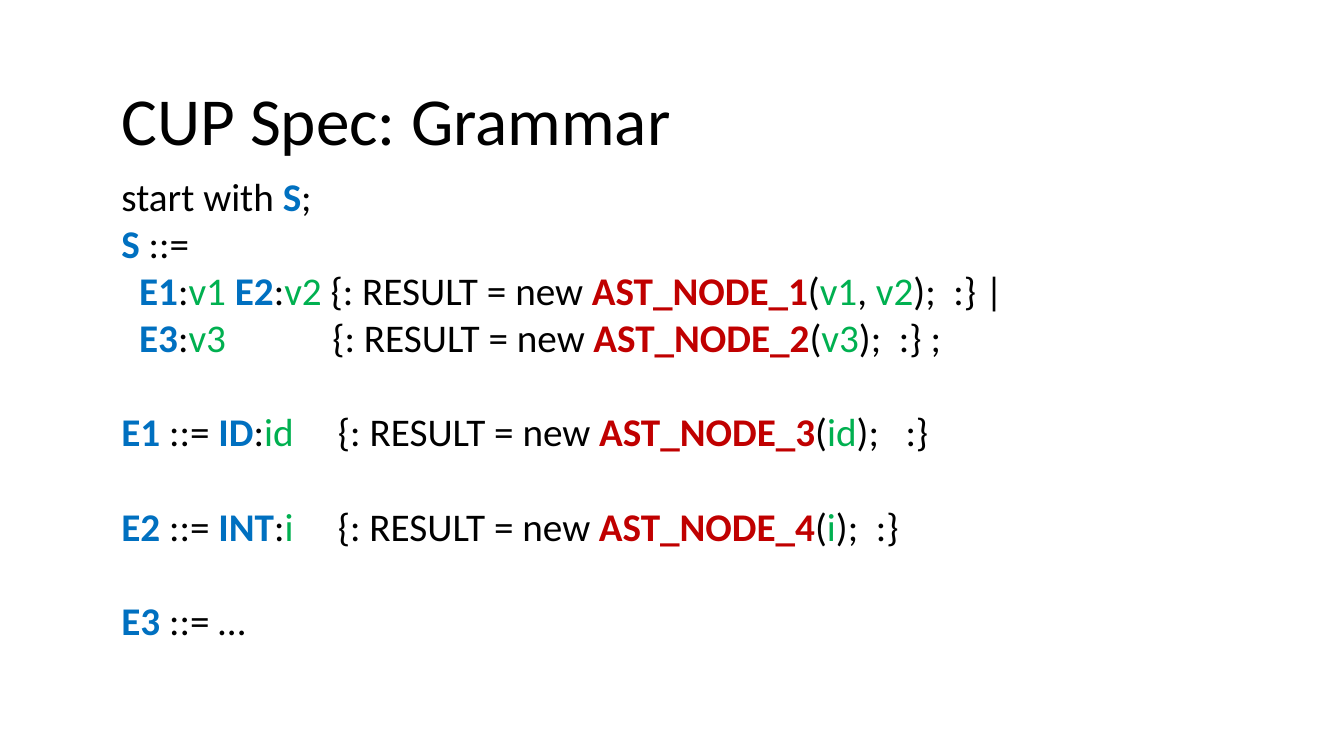
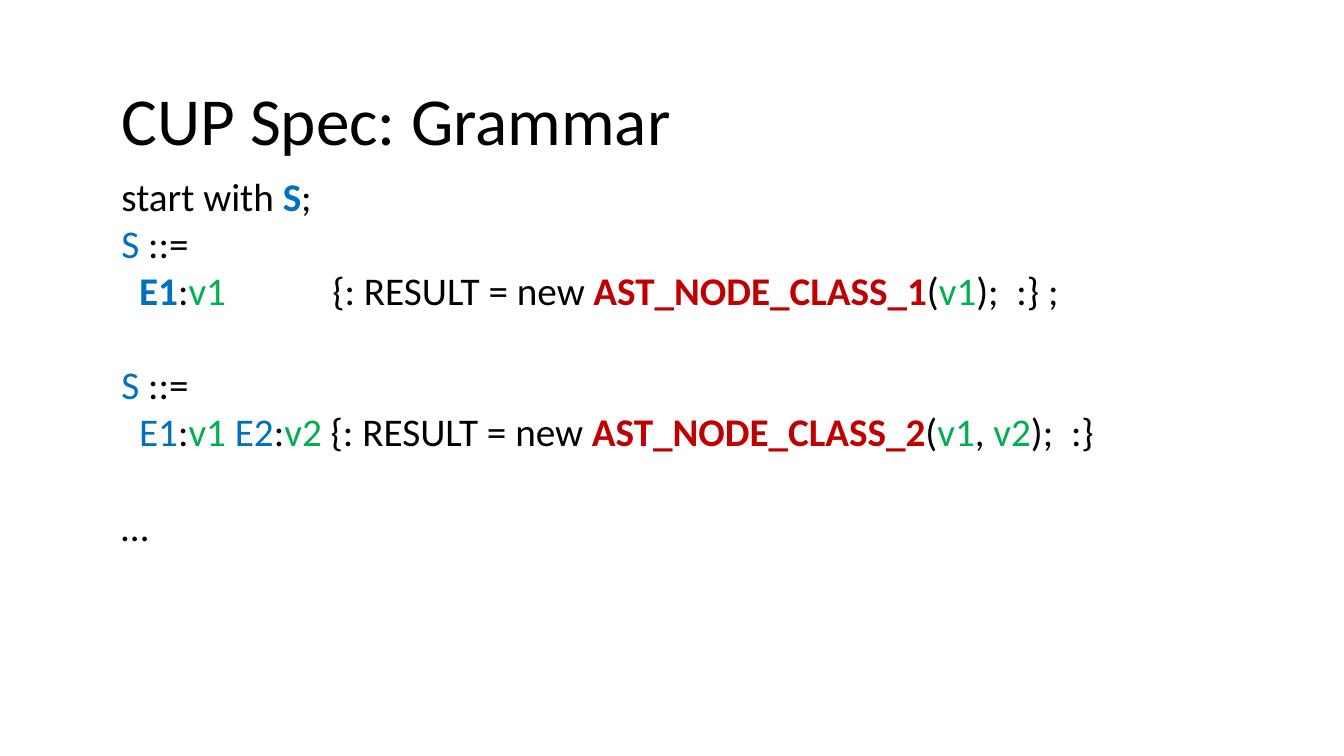
Before and after one commit to nivshani/compilation, a slide deck: slide 81 of slides/bottom_up_parsing.pptx. Drawn at 1344x756 pixels with LibreOffice and Linux fonts; fonts in the diff are those of the drawing. Boxes give left, top, right and bottom in pixels: in the first picture for what was removed or moved away, otherwise in the second. Text is boxed around its words. In the diff, an @@ line names an element or a change of style, - is before the commit and + after.

```diff
--- a/slides/bottom_up_parsing.pptx
+++ b/slides/bottom_up_parsing.pptx
@@ text at (x1=121, y1=232, x2=139, y2=259): bold off in "S" @@
@@ text at (x1=121, y1=276, x2=1053, y2=452): text changed @@
-E1:v1 E2:v2 {: RESULT = new AST_NODE_1(v1, v2); :} |
-E3:v3 {: RESULT = new AST_NODE_2(v3); :} ;
-E1 ::= ID:id {: RESULT = new AST_NODE_3(id); :}
-E2 ::= INT:i {: RESULT = new AST_NODE_4(i); :}
-E3 ::= …
+E1:v1 {: RESULT = new AST_NODE_CLASS_1(v1); :} ;
+S ::=
+E1:v1 E2:v2 {: RESULT = new AST_NODE_CLASS_2(v1, v2); :}
+…
```
Also in this commit, not shown: 1 slide removed, 1 other file.
